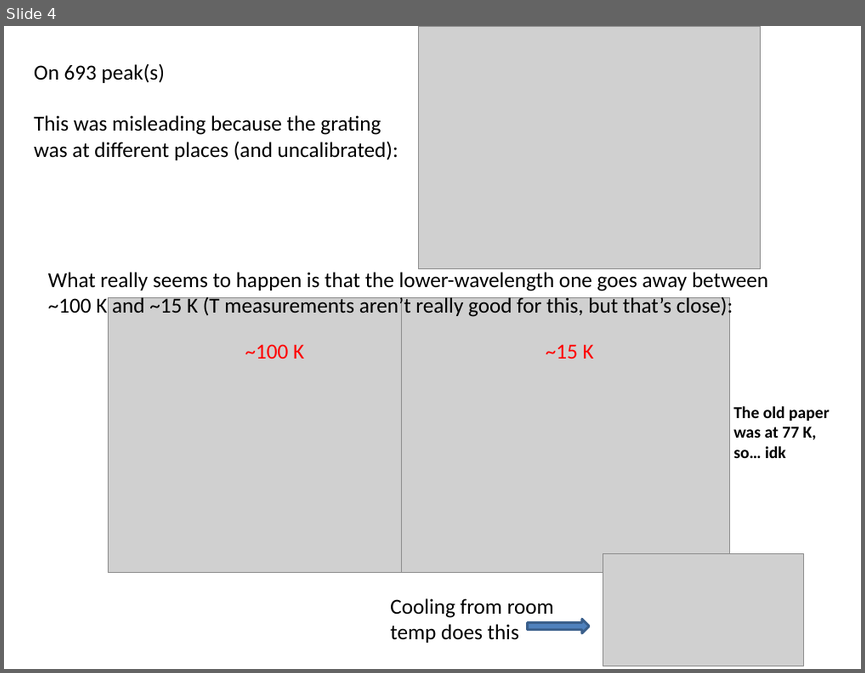
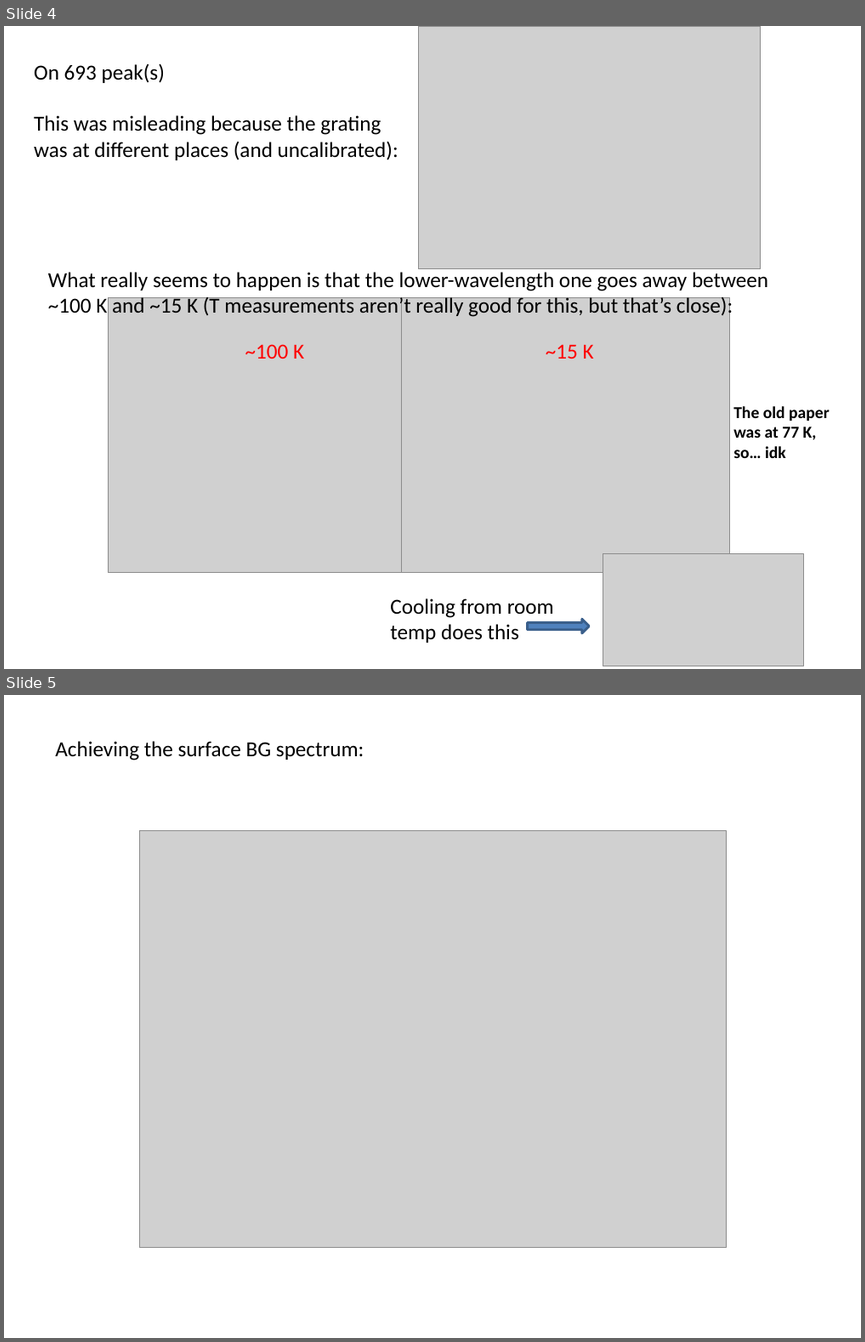
Before and after one commit to Waltmon/timthesis, a slide deck: thought_process.pptx. Shown one above the other, each under a label of ours: slide 4 before the commit, slides 4 and 5 after it. The pictures are 865x673 and 865x1342 pixels, drawn with LibreOffice and Linux fonts; fonts in the diff are those of the drawing; grey boxes stand for pictures. Boxes give left, top, right and bottom in pixels: in the first picture for what was removed or moved away, otherwise in the second. Text is boxed around its words. In the diff, an @@ line names an element or a change of style, - is before the commit and + after.

```diff
--- a/thought_process.pptx
+++ b/thought_process.pptx
@@ slide 5 added at box(4, 695, 861, 1338), background #FFFFFF @@
@@ text added at box(55, 741, 364, 760), 18 pt, text #000000 @@
+Achieving the surface BG spectrum:
@@ picture added at box(139, 830, 726, 1247) @@
```
Also in this commit, not shown: 1 slide changed, 1 other slide added, 16 other files.
